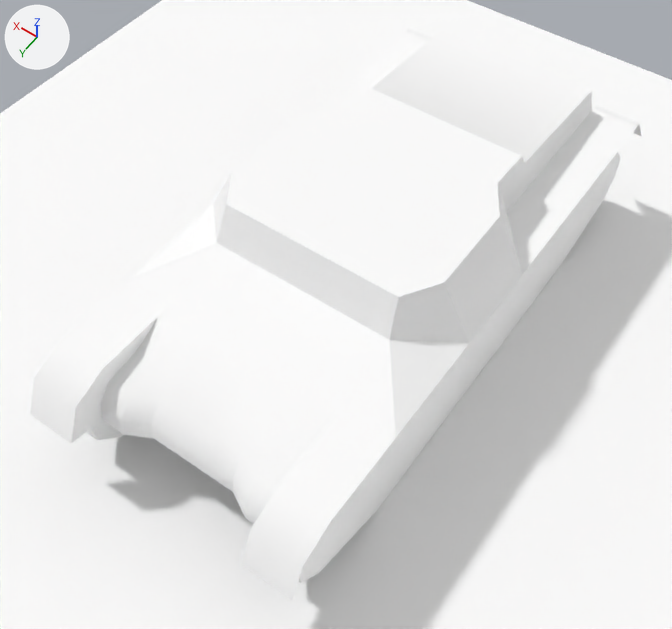
The Blender file assets_source/pz1b.blend: old version first, new version second.
Camera for both pictures: a 50 mm lens placed at (-2.28, 3.56, 5.49), pointed at (0.01, 0.35, 0.45). The lights are fixed; the arrows at upper left show +X, +Y and +Z.

The first picture shows 'Plane', 'hull'.
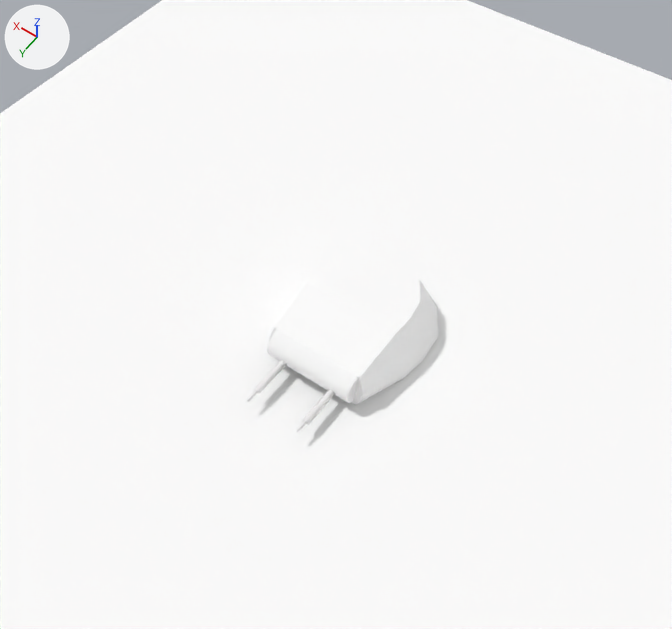
The change, as a list of edits to the scene's bpy script:
```text
Change ob_hull:
    add ob_hull.hide_render = True
Change ob_turret:
    remove ob_turret.hide_render = True
```

Pixel boxes (x1, y1, x2, y2) of what changed, in the pictures (672 x 629 px):
'hull', hidden
    before: (30, 29, 641, 600)
'turret', shown
    after: (247, 249, 439, 433)
